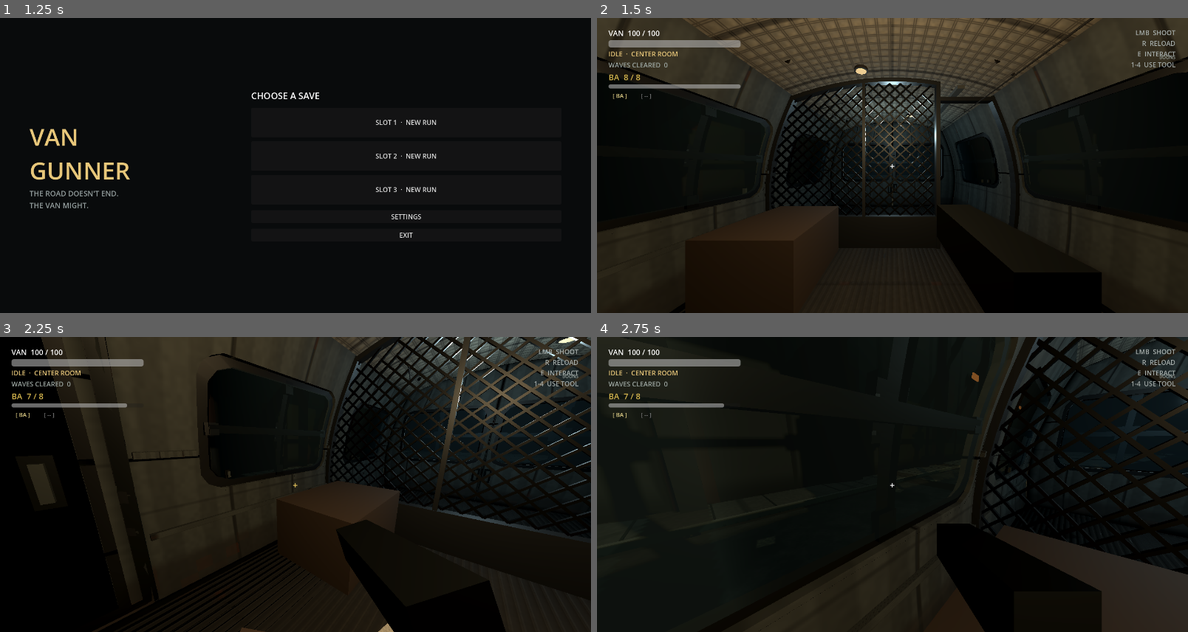
Above: before the commit, frames 1-4 (two rows, left to right).
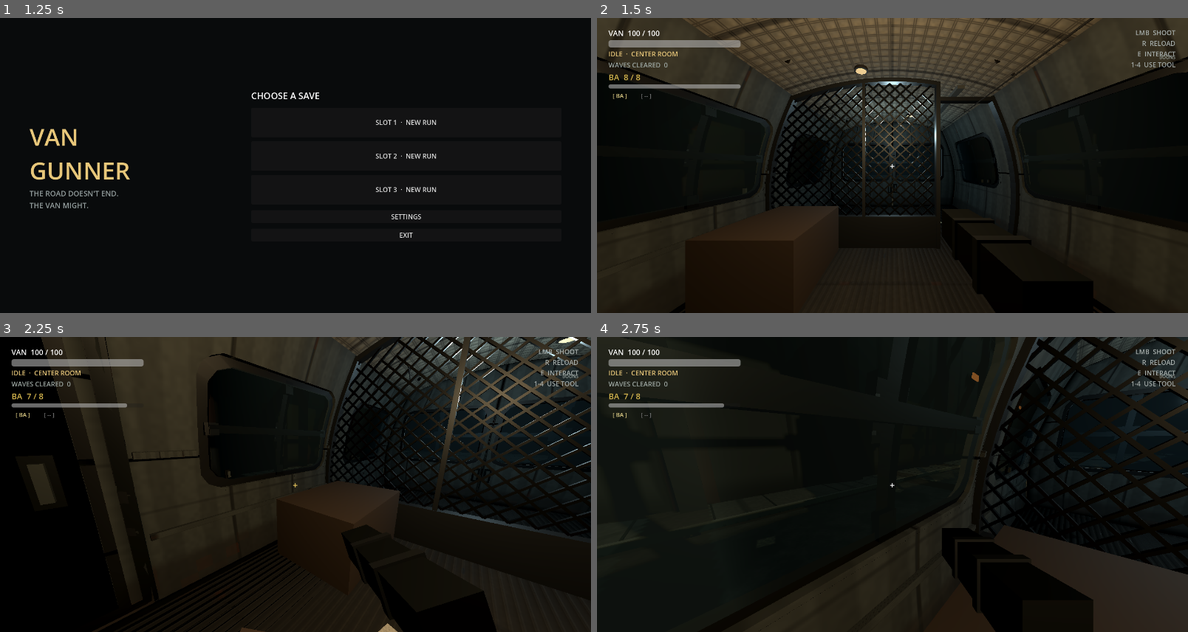
Above: after the commit, the same moments.

Repository: SebastianFreitas/van-gunner
Game: Godot game, scene res://scenes/boot/boot.tscn
Two runs of this game, one before a commit and one after it. Both use one fixed random seed, a clock stepped at 60 frames per second and the inputs below.
Inputs (mouse positions are in pixels of both pictures, inside the frame that each line leads up to):
- Up to frame 1 (1.25 s): tap Enter (ui_accept) at 0.5, 0.77 s; move the mouse to (425, 150) at 0.52 s; hold D (move_right) from 0.53 s (still down); hold E (interact) from 0.53 s (still down); click (425, 150) at 0.67 s
- Up to frame 2 (1.5 s): release D (move_right) at 1.25 s; release E (interact) at 1.25 s; click "SLOT 1 · NEW RUN" at 1.25 s
- Up to frame 3 (2.25 s): tap Enter (ui_accept) at 2 s; move the mouse to (265, 484) at 2.02 s; hold W (move_forward) from 2.03 s (still down); click (265, 484) at 2.1 s
- Up to frame 4 (2.75 s): keep holding W (move_forward); tap Enter (ui_accept) at 2.27 s

Frame 1 is identical in both runs. In frame 2, 0.3% of the frame differs, in the area x 58-86%, y 63-100%; in frame 3, 0.6%; in frame 4, 1.2%, in the area x 57-86%, y 63-100%.

Commit message:
Drop the machine gun side tank and slim the basic buster with bands and a bore.
Co-authored-by: Cursor <cursoragent@cursor.com>

Diff:
--- a/scripts/combat/arm_cannon_mesh.gd
+++ b/scripts/combat/arm_cannon_mesh.gd
@@ -9,6 +9,7 @@
 
 static var _body: StandardMaterial3D
 static var _accent: StandardMaterial3D
+static var _bore: StandardMaterial3D
 
 
 static func build(parent: Node3D, family: WeaponDefinition.Family) -> float:
@@ -27,9 +28,32 @@
 
 
 static func _build_basic(parent: Node3D) -> float:
-	## Original 0.18 cube, 0.65 long, centered on the weapon node.
-	_add_box(parent, "Body", Vector3(0.18, 0.18, 0.65), REAR_Z)
-	return REAR_Z - 0.65
+	## Same one-piece buster as before, just slimmer, with a couple of
+	## collar bands and a dark bore in the front face — not a rifle.
+	var body_len := 0.62
+	_add_box(parent, "Body", Vector3(0.145, 0.145, body_len), REAR_Z)
+	_add_box(
+		parent,
+		"BandA",
+		Vector3(0.165, 0.165, 0.035),
+		REAR_Z - 0.18,
+		_accent_mat()
+	)
+	_add_box(
+		parent,
+		"BandB",
+		Vector3(0.165, 0.165, 0.035),
+		REAR_Z - 0.38,
+		_accent_mat()
+	)
+	_add_box(
+		parent,
+		"Bore",
+		Vector3(0.07, 0.07, 0.05),
+		REAR_Z - body_len + 0.02,
+		_bore_mat()
+	)
+	return REAR_Z - body_len
 
 
 static func _build_shotgun(parent: Node3D) -> float:
@@ -76,15 +100,6 @@
 	var barrel_len := 0.34
 	_add_box(parent, "Cuff", Vector3(0.20, 0.20, cuff_len), REAR_Z)
 	_add_box(parent, "Housing", Vector3(0.17, 0.17, house_len), REAR_Z - cuff_len)
-	## Side capacitor — Mega Buster tank, not a magazine.
-	var tank := _add_box(
-		parent,
-		"Tank",
-		Vector3(0.08, 0.14, 0.18),
-		REAR_Z - cuff_len - 0.08,
-		_accent_mat()
-	)
-	tank.position.x = 0.14
 	var barrel_rear := REAR_Z - cuff_len - house_len + 0.08
 	var ring := 0.085
 	for i in 6:
@@ -149,3 +164,12 @@
 		_accent.metallic = 0.82
 		_accent.roughness = 0.28
 	return _accent
+
+
+static func _bore_mat() -> StandardMaterial3D:
+	if _bore == null:
+		_bore = StandardMaterial3D.new()
+		_bore.albedo_color = Color(0.04, 0.04, 0.045, 1)
+		_bore.metallic = 0.35
+		_bore.roughness = 0.62
+	return _bore
